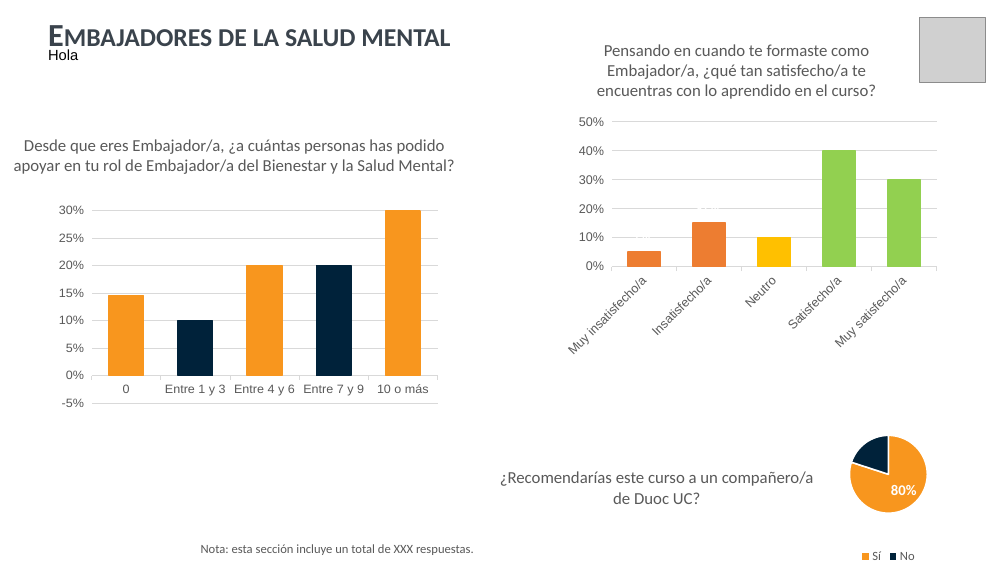
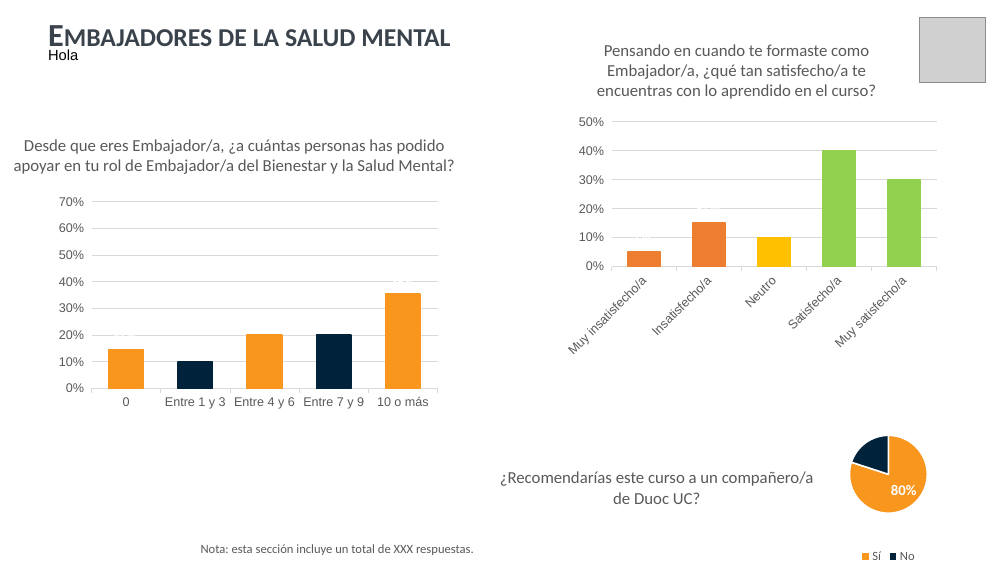
Before and after one commit to SebaValenzuela/RBDUOC2025, a slide deck: slide 52 of reports/templates/template-SEDE.pptx. Drawn at 1008x567 pixels with LibreOffice and Linux fonts; fonts in the diff are those of the drawing; grey boxes stand for pictures; background and template pictures are left out. Boxes give left, top, right and bottom in pixels: in the first picture for what was removed or moved away, otherwise in the second. Text is boxed around its words. In the diff, an @@ line names an element or a change of style, - is before the commit and + after.

```diff
--- a/reports/templates/template-SEDE.pptx
+++ b/reports/templates/template-SEDE.pptx
@@ column chart at box(51, 191, 445, 414) @@
@@ value axis changed @@
```
Also in this commit, not shown: 4 other slides changed, 3 other files.
